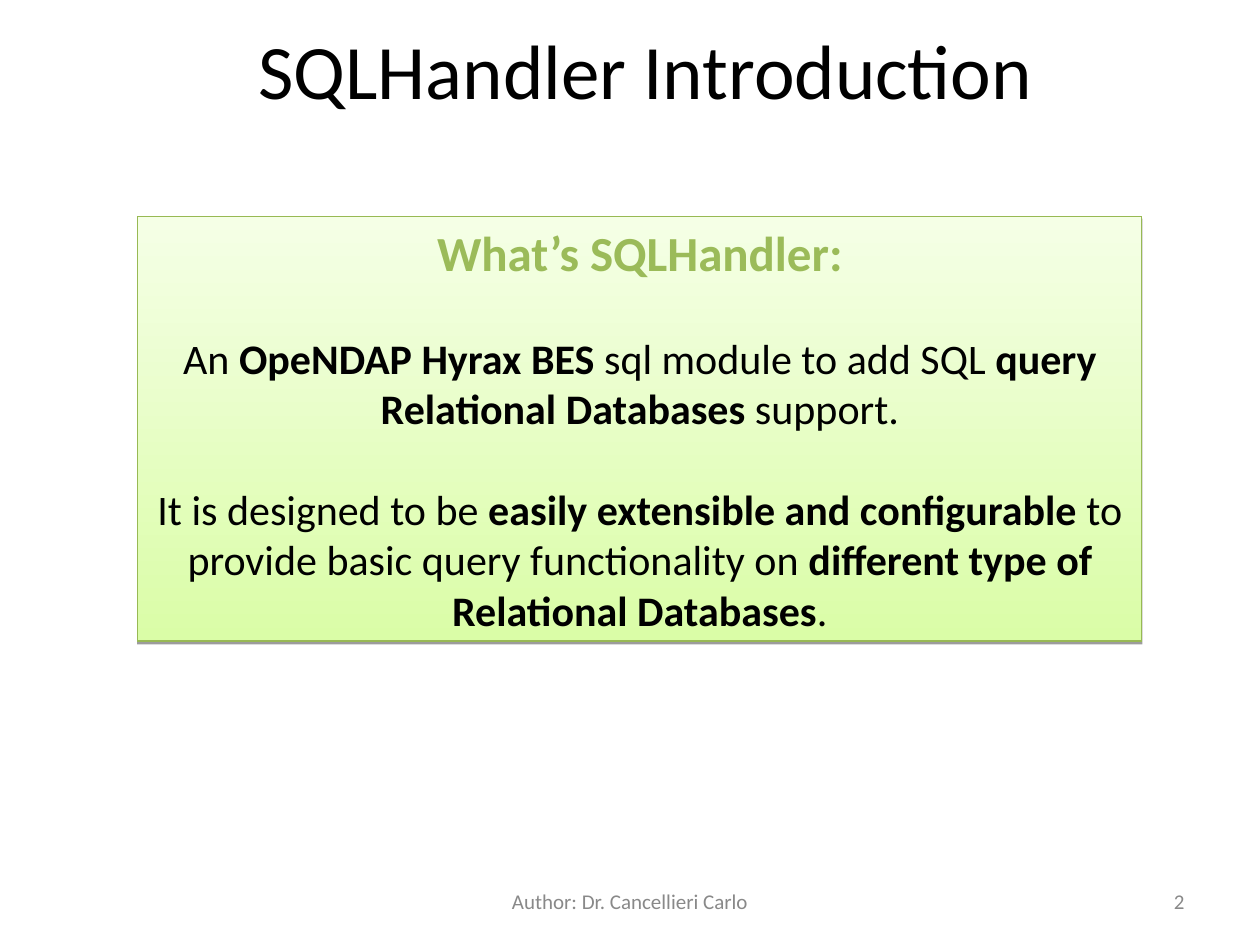
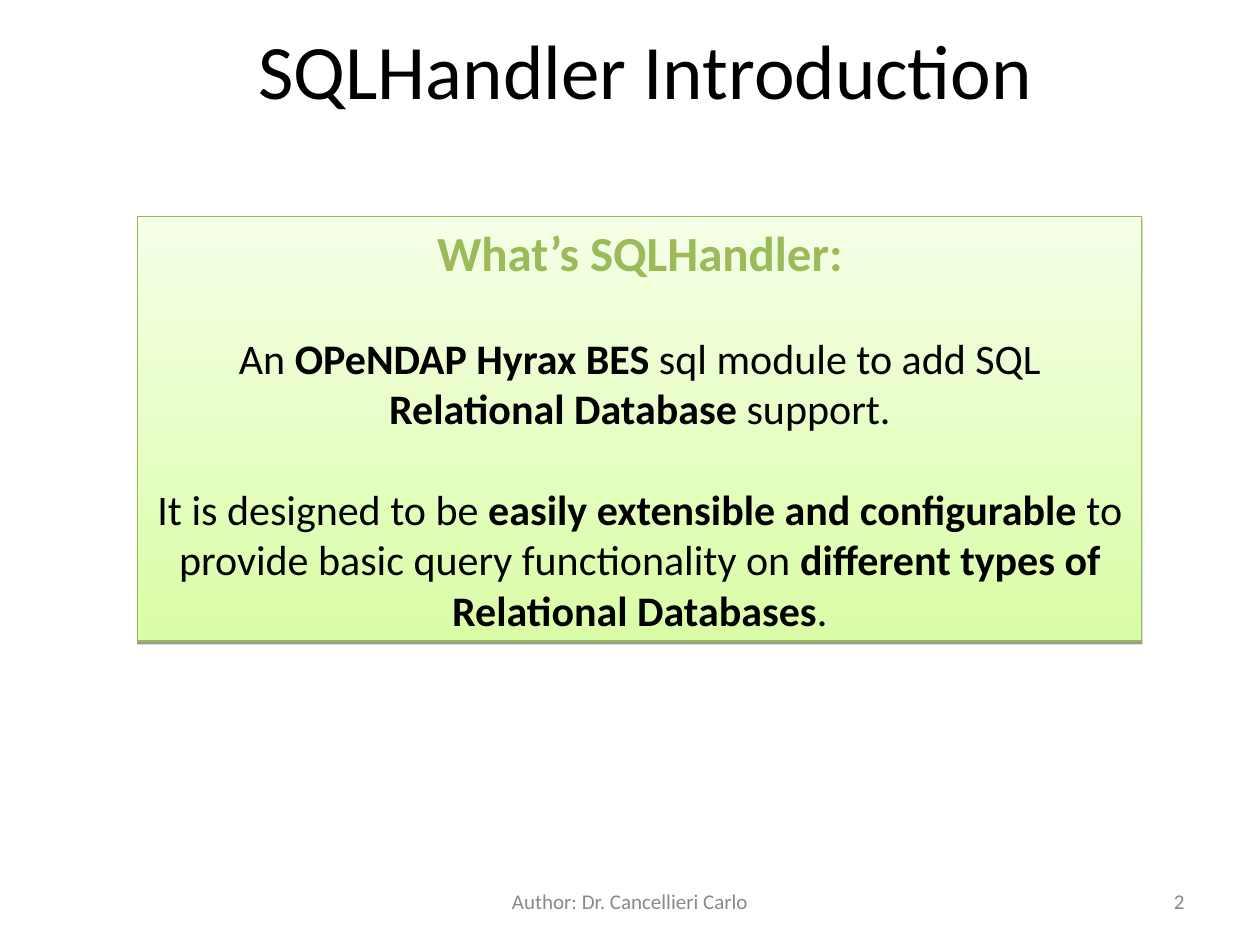
Before and after one commit to OPENDAP/sql_handler, a slide deck: slide 2 of docs/SqlHandler.ppt. Drawn at 1260x945 pixels with LibreOffice and Linux fonts; fonts in the diff are those of the drawing. Boxes give left, top, right and bottom in pixels: in the first picture for what was removed or moved away, otherwise in the second. Text is boxed around its words. In the diff, an @@ line names an element or a change of style, - is before the commit and + after.

```diff
--- a/docs/SqlHandler.ppt
+++ b/docs/SqlHandler.ppt
@@ text in rectangle at <box>157,344,1122,627</box>: text changed @@
-An OpeNDAP Hyrax BES sql module to add SQL query Relational Databases support.
-It is designed to be easily extensible and configurable to provide basic query functionality on different type of Relational Databases.
+An OPeNDAP Hyrax BES sql module to add SQL Relational Database support.
+It is designed to be easily extensible and configurable to provide basic query functionality on different types of Relational Databases.
```
Also in this commit, not shown: 17 other slides changed, 6 other files.
